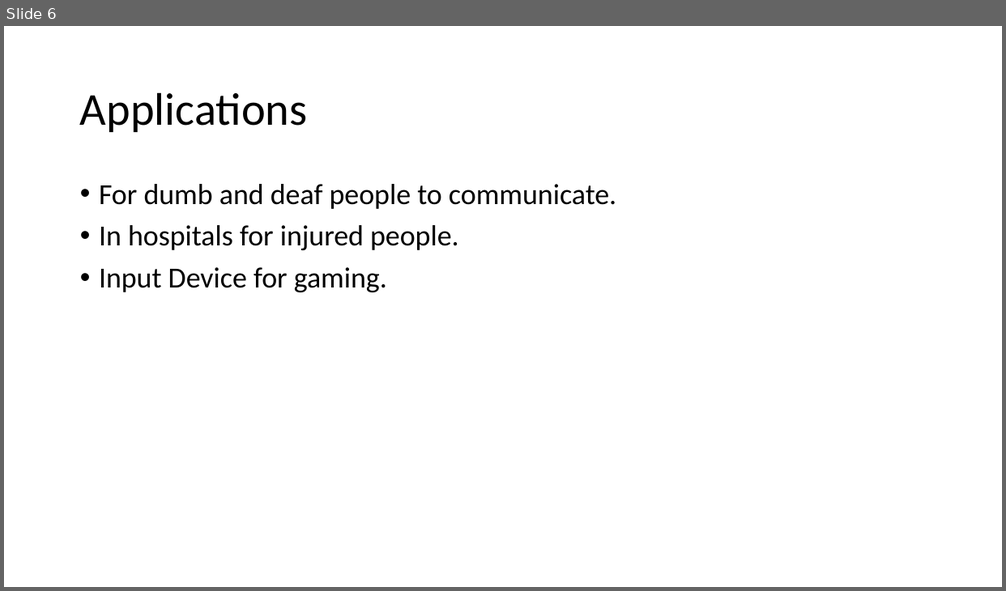
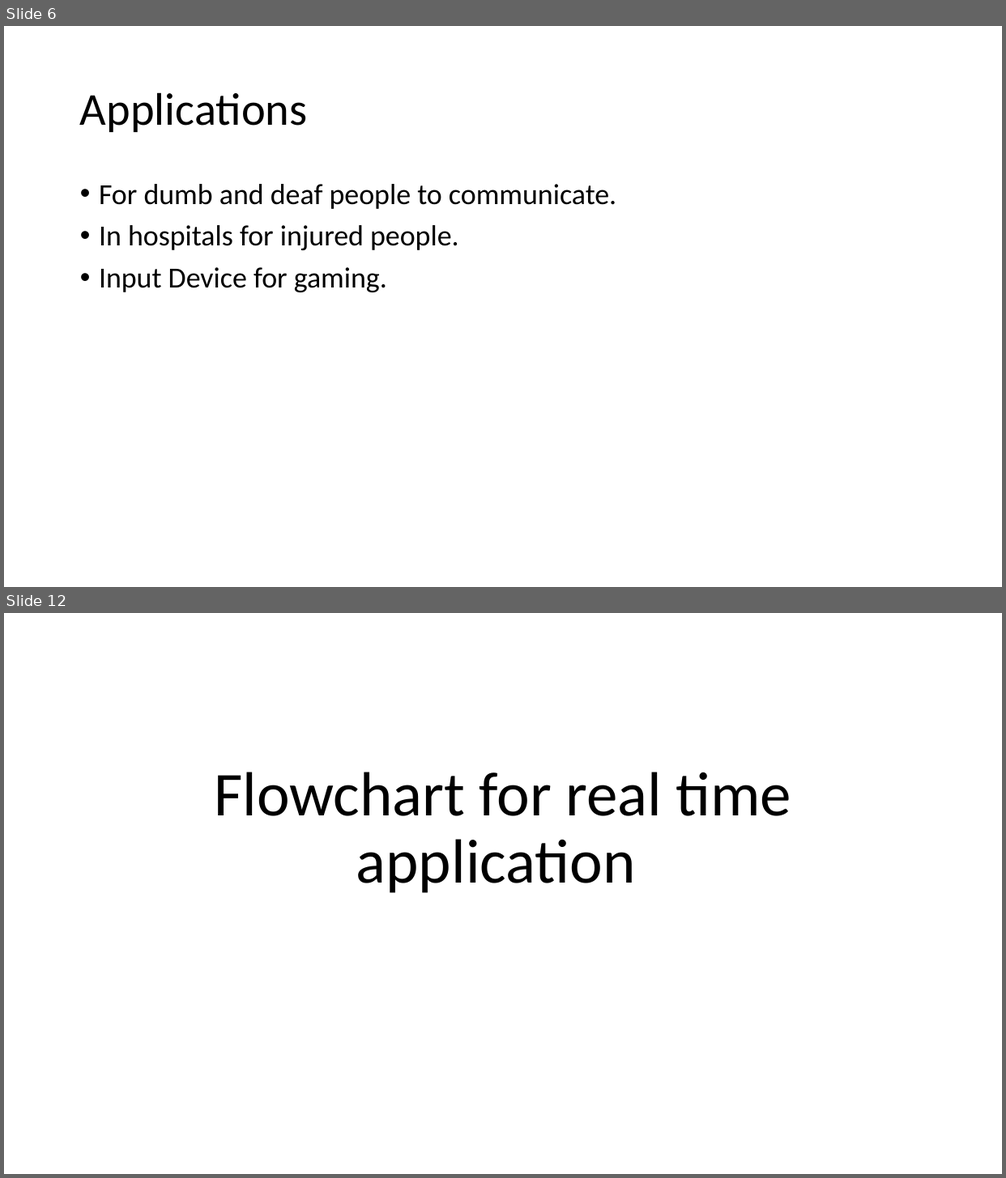
Before and after one commit to BipinGodar/ProjectReport, a slide deck: Smart Gloves using Flex Sensor.pptx. Shown one above the other, each under a label of ours: slide 6 before the commit, slides 6 and 12 after it; the slides between them are not shown. The pictures are 1006x591 and 1006x1178 pixels, drawn with LibreOffice and Linux fonts; fonts in the diff are those of the drawing. Boxes give left, top, right and bottom in pixels: in the first picture for what was removed or moved away, otherwise in the second. Text is boxed around its words. In the diff, an @@ line names an element or a change of style, - is before the commit and + after.

```diff
--- a/Smart Gloves using Flex Sensor.pptx
+++ b/Smart Gloves using Flex Sensor.pptx
@@ slide 12 added at (4,613,1002,1174), background #FFFFFF @@
@@ title added at (214,772,791,893), 60 pt, text #000000 @@
+Flowchart for real time application
```
Also in this commit, not shown: 10 other slides added, 1 slide removed, 2 other files.
